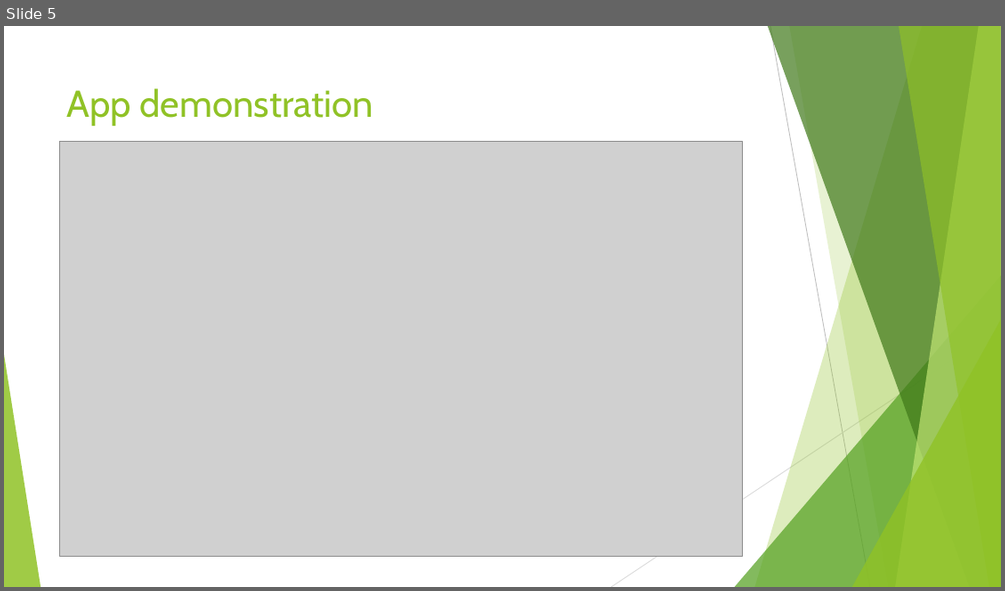
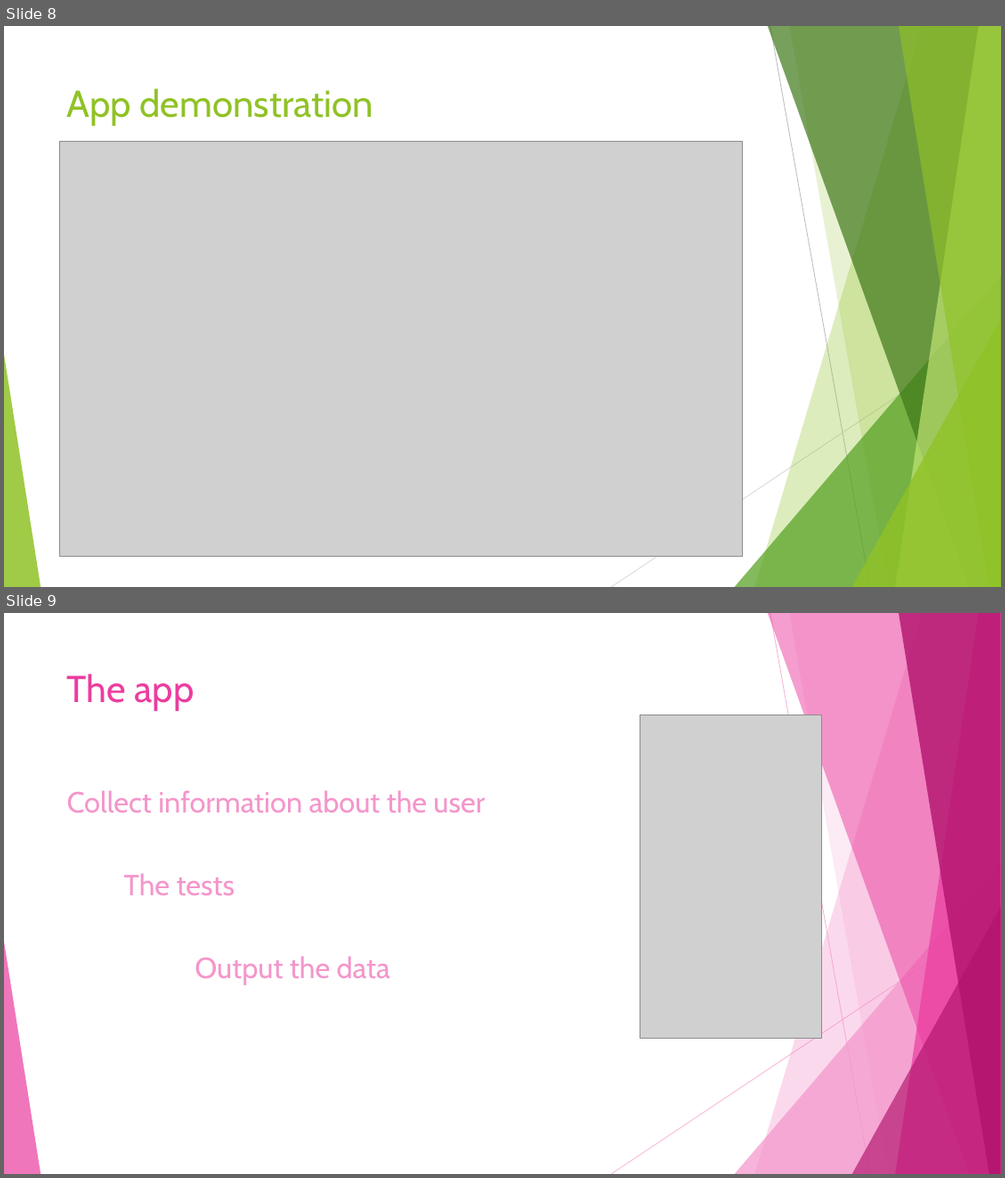
Before and after one commit to JiashuWu/NeuroGraph, a slide deck: Neurograph Project Presentation/Neurograph Presentation Jiashu Wu.pptx. Shown one above the other, each under a label of ours: slide 5 before the commit, slides 8 and 9 after it. The pictures are 1005x591 and 1005x1178 pixels, drawn with LibreOffice and Linux fonts; fonts in the diff are those of the drawing; grey boxes stand for pictures. Boxes give left, top, right and bottom in pixels: in the first picture for what was removed or moved away, otherwise in the second. Text is boxed around its words. In the diff, an @@ line names an element or a change of style, - is before the commit and + after.

```diff
--- a/Neurograph Project Presentation/Neurograph Presentation Jiashu Wu.pptx
+++ b/Neurograph Project Presentation/Neurograph Presentation Jiashu Wu.pptx
@@ slide 9 added at (4, 613, 1001, 1174), background #FFFFFF @@
@@ title added at (67, 674, 194, 711), 36 pt, text #EB3D9F @@
+The app
@@ picture added at (639, 714, 821, 1038) @@
@@ text added at (67, 790, 485, 813), 28 pt, text #F496CB @@
+Collect information about the user
@@ text added at (124, 873, 235, 895), 28 pt, text #F496CB @@
+The tests
@@ group added at (4, 613, 1001, 1174): 5 freeform shapes, 3 triangles, 2 lines @@
@@ text added at (194, 956, 390, 985), 28 pt, text #F496CB @@
+Output the data
@@ what was slide 5 is now slide 8 @@
```
Also in this commit, not shown: 5 slides changed, 3 other slides added, 2 slides removed, 1 other file.
